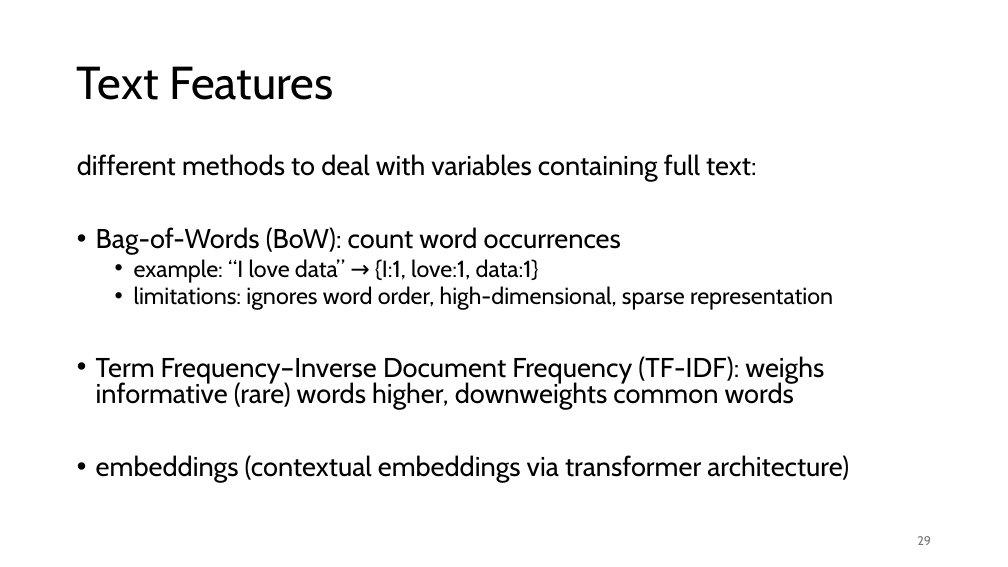
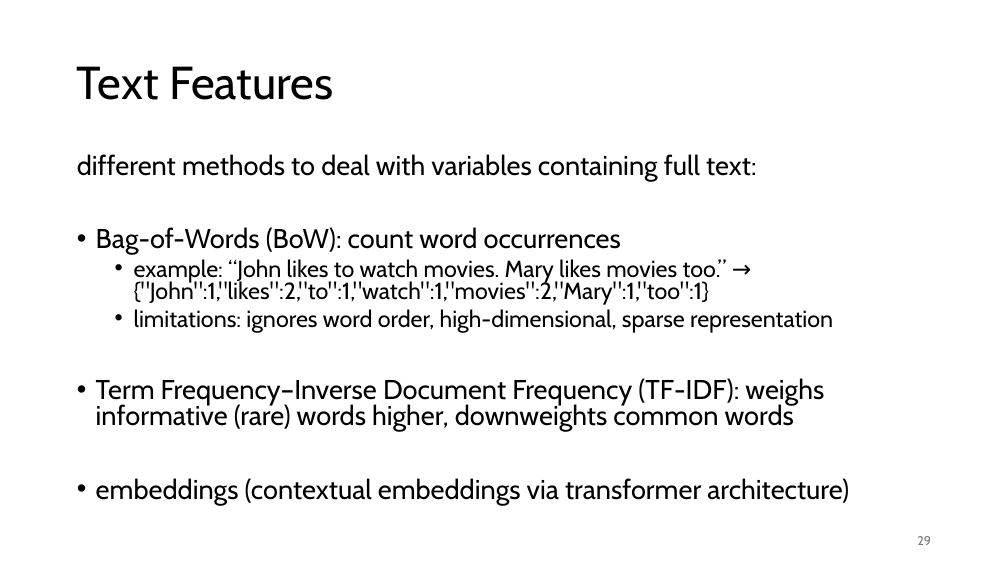
Before and after one commit to FelixWick/data_science, a slide deck: slide 29 of slides/6_feature_engineering.pptx. Drawn at 1008x567 pixels with LibreOffice and Linux fonts; fonts in the diff are those of the drawing. Boxes give left, top, right and bottom in pixels: in the first picture for what was removed or moved away, otherwise in the second. Text is boxed around its words. In the diff, an @@ line names an element or a change of style, - is before the commit and + after.

```diff
--- a/slides/6_feature_engineering.pptx
+++ b/slides/6_feature_engineering.pptx
@@ text at [134, 259, 727, 305]: text changed @@
-  • example: “I love data” → {I:1, love:1, data:1}
+  • example: “John likes to watch movies. Mary likes movies too.” → {"John":1,"likes":2,"to":1,"watch":1,"movies":2,"Mary":1,"too":1}
```
Also in this commit, not shown: 2 other files.
